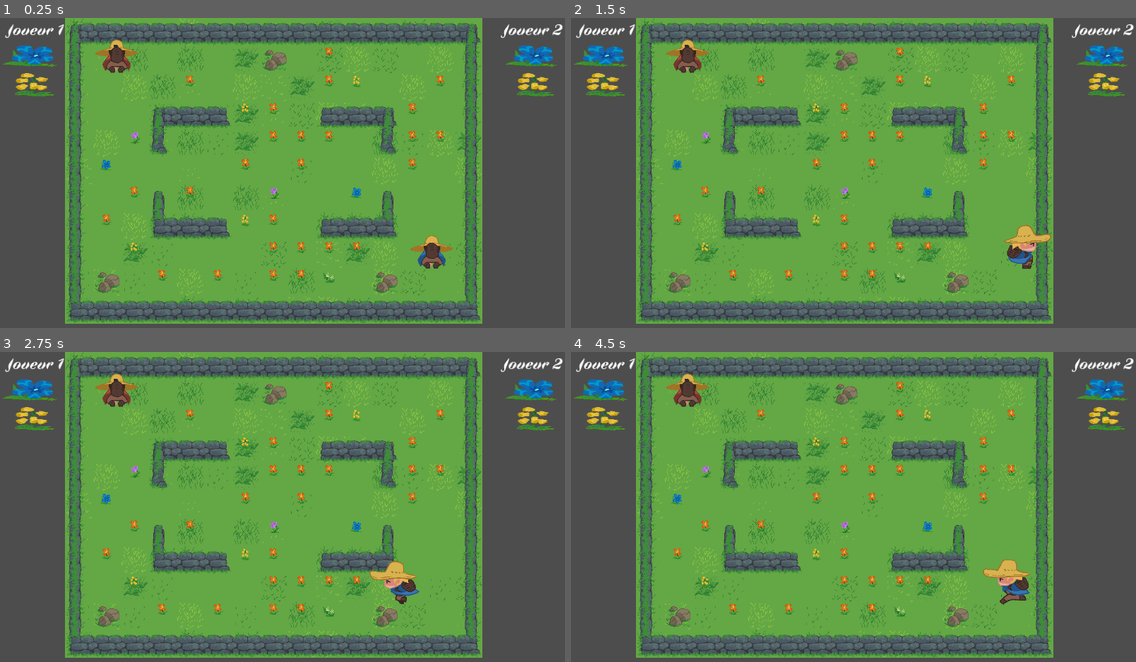
Above: before the commit, frames 1-4 (two rows, left to right).
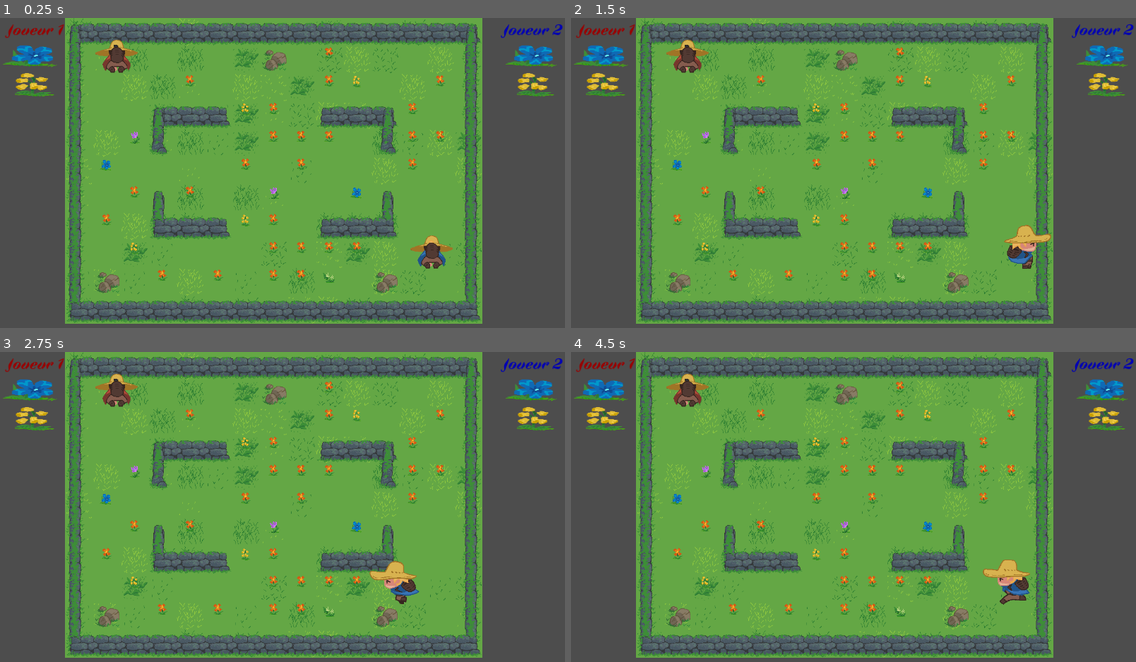
Above: after the commit, the same moments.

Repository: FablabMurat/2025GameJamCantal-1
Game: Godot game, scene res://root.tscn
Same seed, same stepped clock (60 frames per second), same inputs: the game is played once before the commit and once after it.
Inputs:
- Up to frame 1 (0.25 s): no input
- Up to frame 2 (1.5 s): tap Enter (ui_accept) at 0.5, 0.77, 1.25 s; hold Right (ui_right) from 0.53 s (still down)
- Up to frame 3 (2.75 s): tap Enter (ui_accept) at 1.52, 2 s; release Right (ui_right) at 2.03 s; hold Left (ui_left) from 2.03 s (still down)
- Up to frame 4 (4.5 s): release Left (ui_left) at 2.78 s; hold Right (ui_right) 2.78-4.28 s; tap Enter (ui_accept) at 3.02, 3.77, 4.25 s; hold Left (ui_left) from 4.28 s (still down)

The runs differ from the first frame. In frame 1, 0.3% of the frame differs, in the area x 0-100%, y 1-7%; in frame 2, 0.3%; in frame 3, 0.3%; in frame 4, 0.3%.

Commit message:
Couleur des joueurs. Meilleure gestion des timers et des progressbar

Diff:
--- a/niveau.tscn
+++ b/niveau.tscn
@@ -74,6 +74,7 @@
 
 [node name="Label" type="Label" parent="PanelContainer/VBoxContainer1"]
 layout_mode = 2
+theme_override_colors/font_color = Color(0.6, 0, 0, 1)
 theme_override_fonts/font = ExtResource("2_j6o1o")
 theme_override_font_sizes/font_size = 36
 text = "  Joueur 1"
@@ -101,6 +102,7 @@
 
 [node name="Label" type="Label" parent="PanelContainer/VBoxContainer2"]
 layout_mode = 2
+theme_override_colors/font_color = Color(0, 0, 0.709804, 1)
 theme_override_fonts/font = ExtResource("2_j6o1o")
 theme_override_font_sizes/font_size = 36
 text = "Joueur 2"
--- a/perso.gd
+++ b/perso.gd
@@ -11,7 +11,8 @@
 var dir : String = "down"
 
 const SPEED = 200
-const PAUSEMAX = 3.0
+const PAUSESTUN = 3.0
+const PAUSECUEILLE = 1.5
 
 var speedMultiplier = 0
 
@@ -106,7 +107,6 @@
 func _process(delta: float) -> void:
 	if Input.is_action_just_pressed("cueillir_%d" % nperso) and not is_stunned:
 		# Cueillette
-
 		cueillette()
 	if $PauseBar.visible :
 		if is_stunned :
@@ -116,8 +116,8 @@
 
 func cueillette():
 	speedMultiplier = -1.0  # avec le +1, çà bloque le perso
-	$PauseBar.max_value = int(PAUSEMAX)
-	$CueilletteTimer.start()
+	$PauseBar.max_value = int(PAUSECUEILLE)
+	$CueilletteTimer.start(PAUSECUEILLE)
 	$FX_animation.play("pickup" + dir)
 	$PauseBar.show()
 	if $AreaCueillette2D.has_overlapping_areas():
@@ -143,7 +143,7 @@
 		is_stunned = true
 		stun_timer.start(duration)
 		modulate = Color.RED
-		$PauseBar.max_value = int(PAUSEMAX)
+		$PauseBar.max_value = int(duration)
 		$PauseBar.show()
 
 
